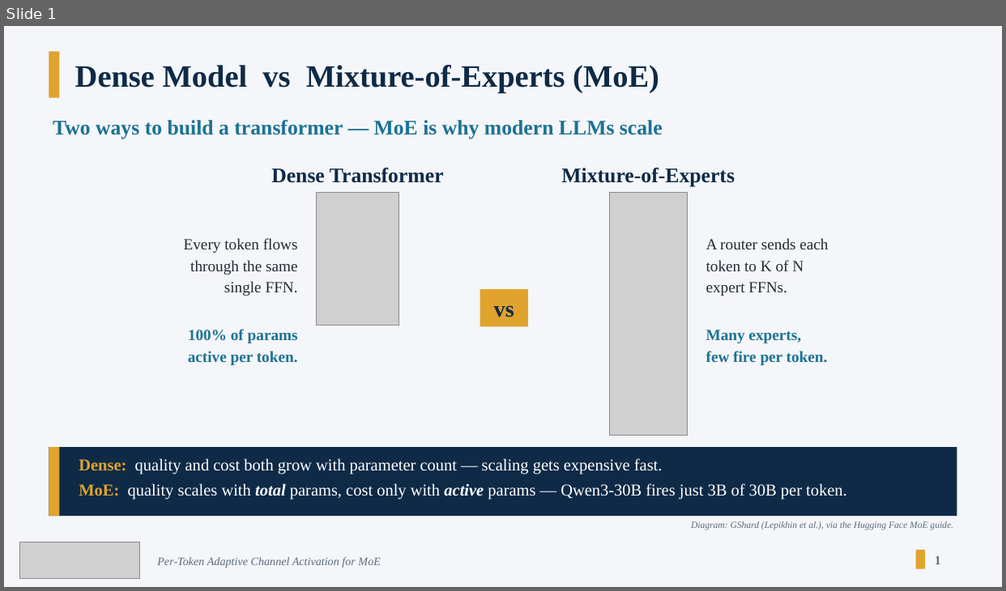
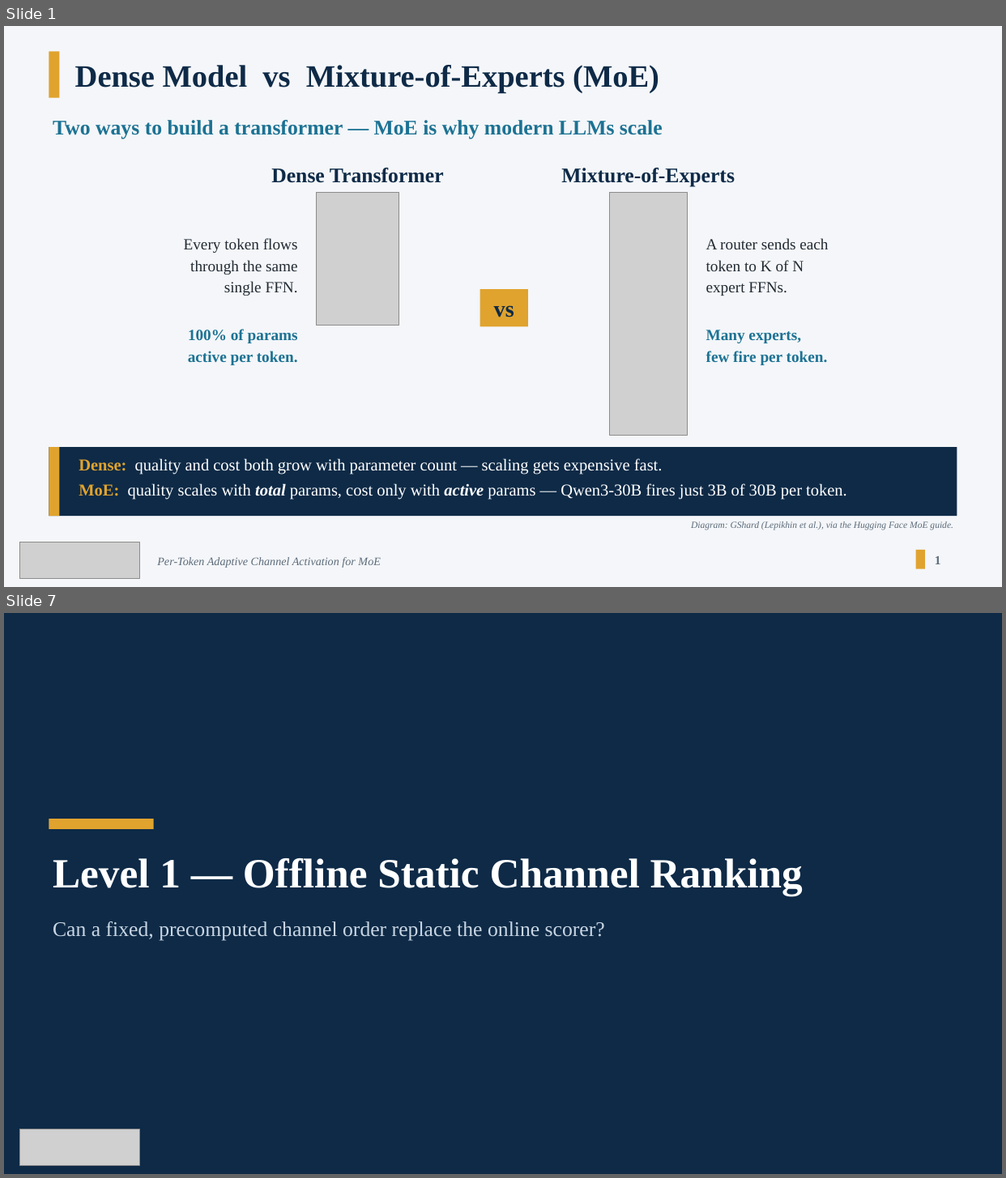
Before and after one commit to olokevin/moe-compression, a slide deck: docs/presentation/Yequan_26_Intro.pptx. Shown one above the other, each under a label of ours: slide 1 before the commit, slides 1 and 7 after it; the slides between them are not shown. The pictures are 1006x591 and 1006x1178 pixels, drawn with LibreOffice and Linux fonts; fonts in the diff are those of the drawing; grey boxes stand for pictures. Boxes give left, top, right and bottom in pixels: in the first picture for what was removed or moved away, otherwise in the second. Text is boxed around its words. In the diff, an @@ line names an element or a change of style, - is before the commit and + after.

```diff
--- a/docs/presentation/Yequan_26_Intro.pptx
+++ b/docs/presentation/Yequan_26_Intro.pptx
@@ slide 7 added at (4, 613, 1002, 1174), background #0E2A47 @@
@@ rectangle added at (49, 819, 154, 829), fill #E0A32E @@
@@ text added at (53, 858, 803, 897), 40 pt, text #FFFFFF, bold @@
+Level 1 — Offline Static Channel Ranking
@@ text added at (53, 922, 605, 941), 20 pt, text #C9D6E3 @@
+Can a fixed, precomputed channel order replace the online scorer?
@@ picture added at (19, 1130, 139, 1165) @@
```
Also in this commit, not shown: 1 slide changed, 11 other slides added, 39 other files.
